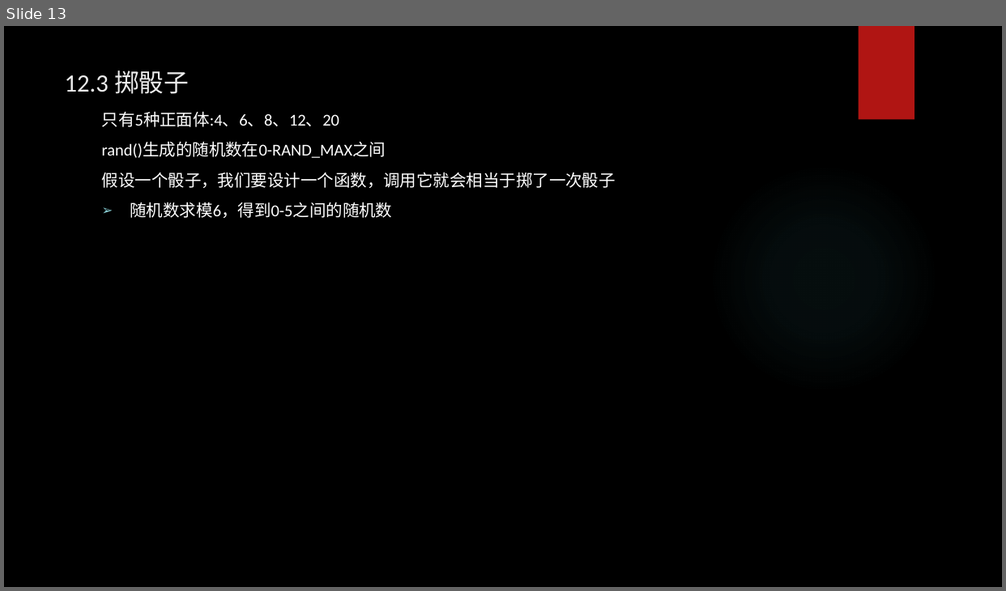
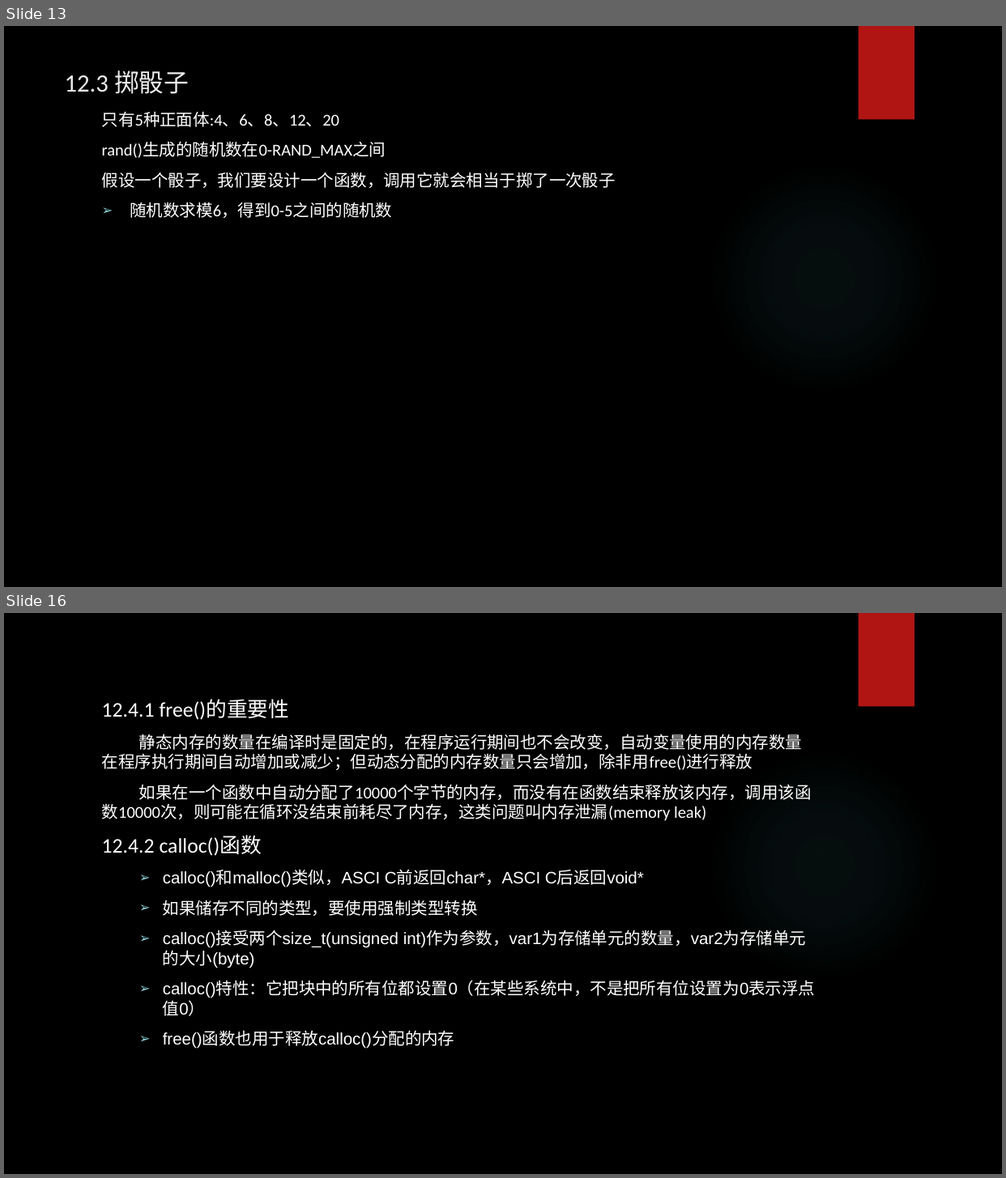
Before and after one commit to tsyin/c_ppt-code, a slide deck: 12存储类别、链接和内存管理.pptx. Shown one above the other, each under a label of ours: slide 13 before the commit, slides 13 and 16 after it; the slides between them are not shown. The pictures are 1006x591 and 1006x1178 pixels, drawn with LibreOffice and Linux fonts; fonts in the diff are those of the drawing; background and template pictures are left out. Boxes give left, top, right and bottom in pixels: in the first picture for what was removed or moved away, otherwise in the second. Text is boxed around its words. In the diff, an @@ line names an element or a change of style, - is before the commit and + after.

```diff
--- a/12存储类别、链接和内存管理.pptx
+++ b/12存储类别、链接和内存管理.pptx
@@ slide 16 added at [4,613,1002,1174], background picture (left out); not listed: 2 template elements that a slide beside it also shows @@
@@ text added at [102,700,816,1049], 16 pt, text #FFFFFF @@
+12.4.1 free()的重要性
+静态内存的数量在编译时是固定的，在程序运行期间也不会改变，自动变量使用的内存数量在程序执行期间自动增加或减少；但动态分配的内存数量只会增加，除非用free()进行释放
+如果在一个函数中自动分配了10000个字节的内存，而没有在函数结束释放该内存，调用该函数10000次，则可能在循环没结束前耗尽了内存，这类问题叫内存泄漏(memory leak)
+12.4.2 calloc()函数
+  ➢ calloc()和malloc()类似，ASCI C前返回char*，ASCI C后返回void*
+  ➢ 如果储存不同的类型，要使用强制类型转换
+  ➢ calloc()接受两个size_t(unsigned int)作为参数，var1为存储单元的数量，var2为存储单元的大小(byte)
+  ➢ calloc()特性：它把块中的所有位都设置0（在某些系统中，不是把所有位设置为0表示浮点值0）
+  ➢ free()函数也用于释放calloc()分配的内存
```
Also in this commit, not shown: 4 other slides added.
